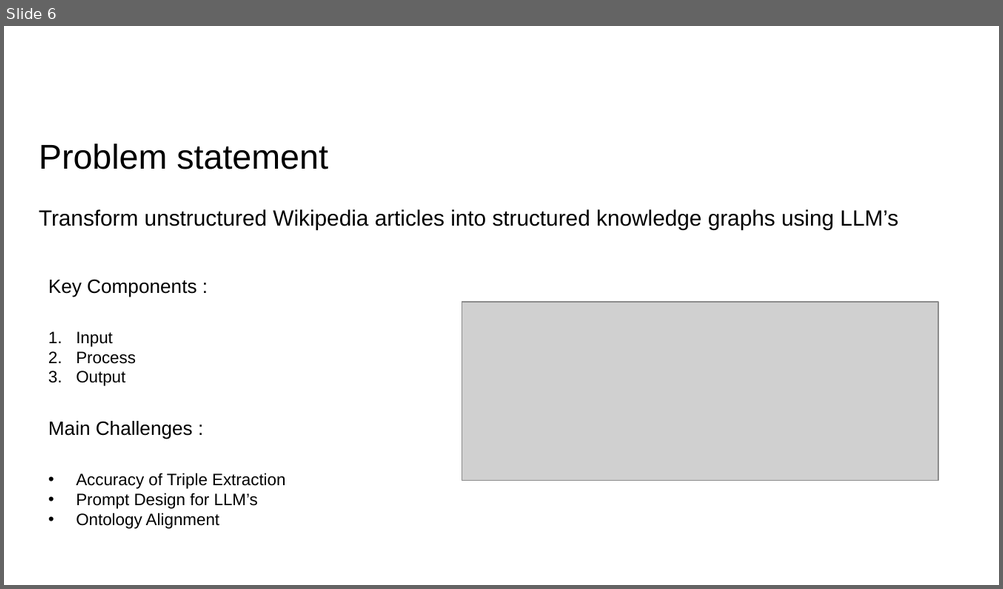
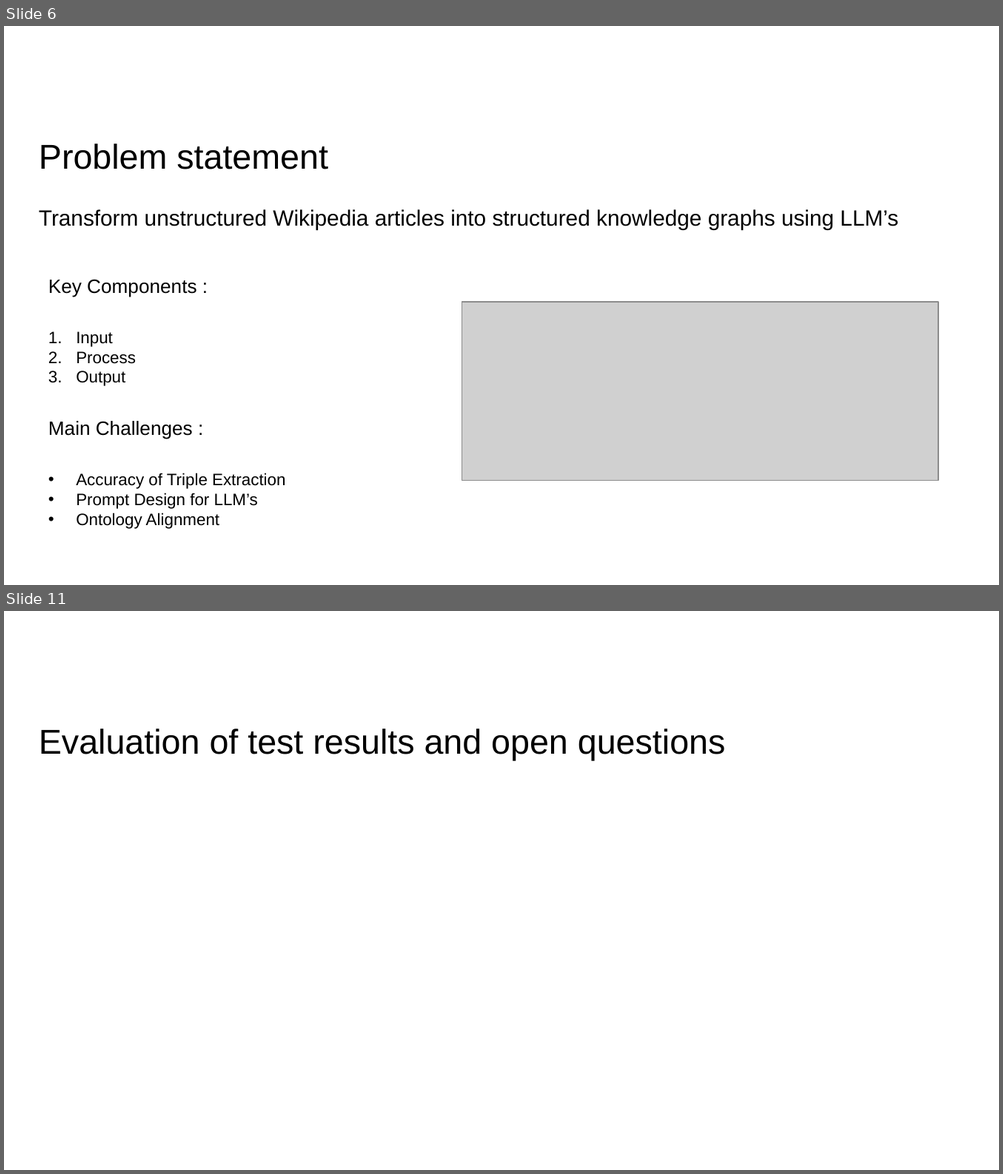
Before and after one commit to abraxas-dev/Knowledge-Graph-Creation-from-Text-with-LLMs, a slide deck: Mini-Project Presentation/mini-presentation.pptx. Shown one above the other, each under a label of ours: slide 6 before the commit, slides 6 and 11 after it; the slides between them are not shown. The pictures are 1003x589 and 1003x1174 pixels, drawn with LibreOffice and Linux fonts; fonts in the diff are those of the drawing; grey boxes stand for pictures; background and template pictures are left out. Boxes give left, top, right and bottom in pixels: in the first picture for what was removed or moved away, otherwise in the second. Text is boxed around its words. In the diff, an @@ line names an element or a change of style, - is before the commit and + after.

```diff
--- a/Mini-Project Presentation/mini-presentation.pptx
+++ b/Mini-Project Presentation/mini-presentation.pptx
@@ slide 11 added at bbox=[4, 611, 999, 1170], background #FFFFFF @@
@@ title added at bbox=[39, 729, 726, 760], 25 pt, text #000000 @@
+Evaluation of test results and open questions
```
Also in this commit, not shown: 1 slide changed, 5 other slides added.
